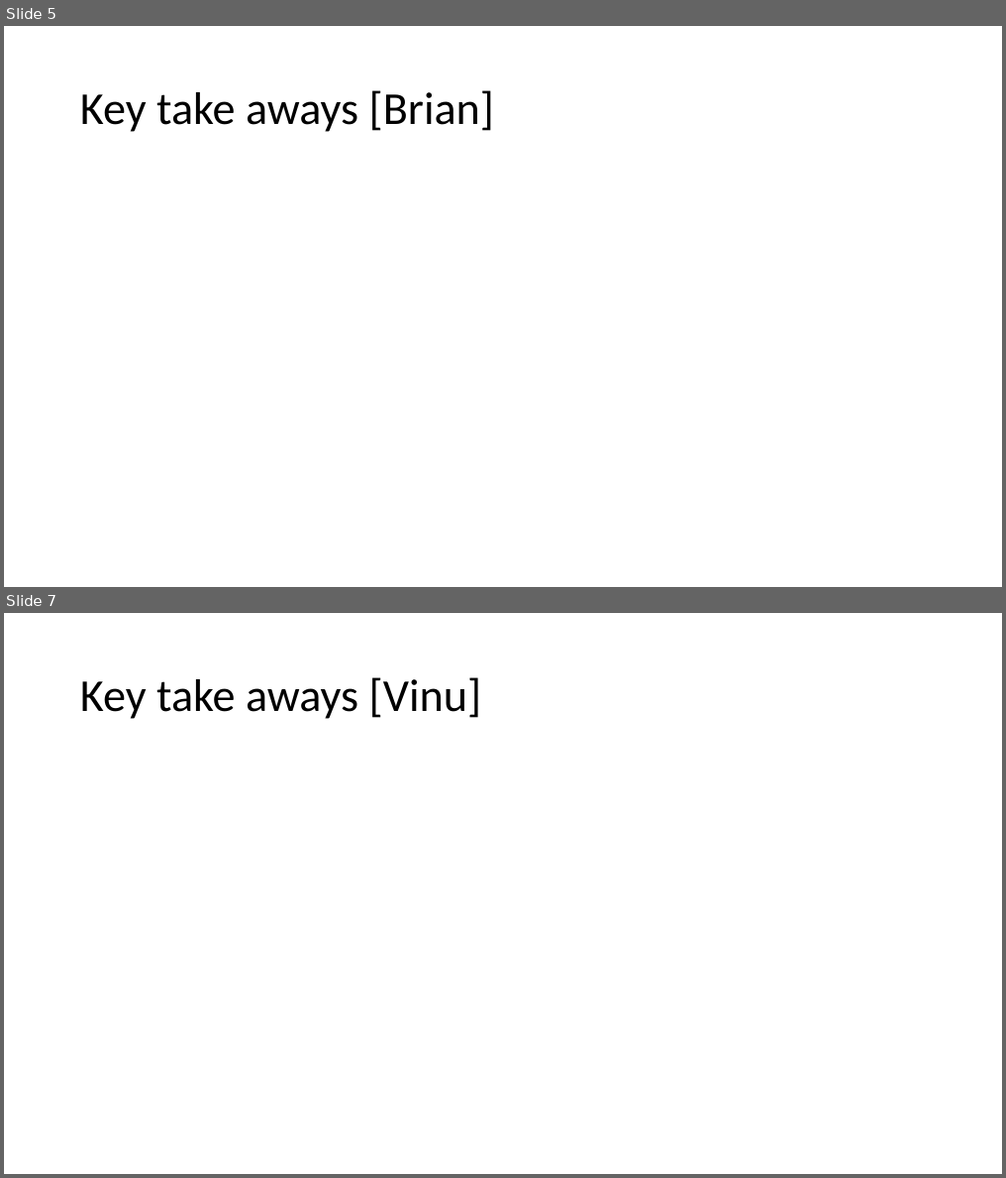
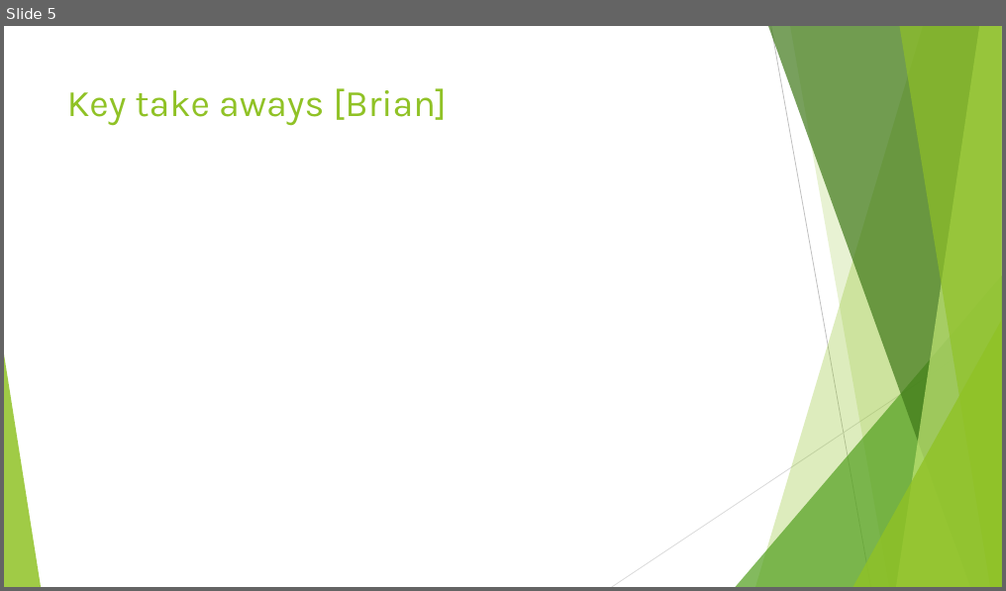
Before and after one commit to amxmongoose/City_Health, a slide deck: City_health_ppt.pptx. Shown one above the other, each under a label of ours: slides 5 and 7 before the commit, slide 5 after it; the slides between them are not shown. The pictures are 1006x1178 and 1006x591 pixels, drawn with LibreOffice and Linux fonts; fonts in the diff are those of the drawing. Boxes give left, top, right and bottom in pixels: in the first picture for what was removed or moved away, otherwise in the second. Text is boxed around its words. In the diff, an @@ line names an element or a change of style, - is before the commit and + after.

```diff
--- a/City_health_ppt.pptx
+++ b/City_health_ppt.pptx
@@ slide 7 removed at box(4, 613, 1002, 1174), background #FFFFFF @@
@@ title removed at box(80, 677, 482, 719) @@
-Key take aways [Vinu]
@@ slide 5 changed as well @@
@@ title "Key take aways [Brian]": place and size @@
-title "Key take aways [Brian]" at box(80, 90, 494, 132)
+title "Key take aways [Brian]" at box(67, 88, 447, 126)
@@ title "Key take aways [Brian]" at box(67, 88, 447, 126): size 44 to 36 pt, font Calibri to Karla, text colour #000000 to #90C226; line spacing 0.9 to 1; vertical alignment middle to top @@
@@ group added at box(4, 26, 1002, 587): 5 freeform shapes, 3 triangles, 2 lines @@
```
Also in this commit, not shown: 6 other slides changed, 3 slides added, 1 other slide removed.
